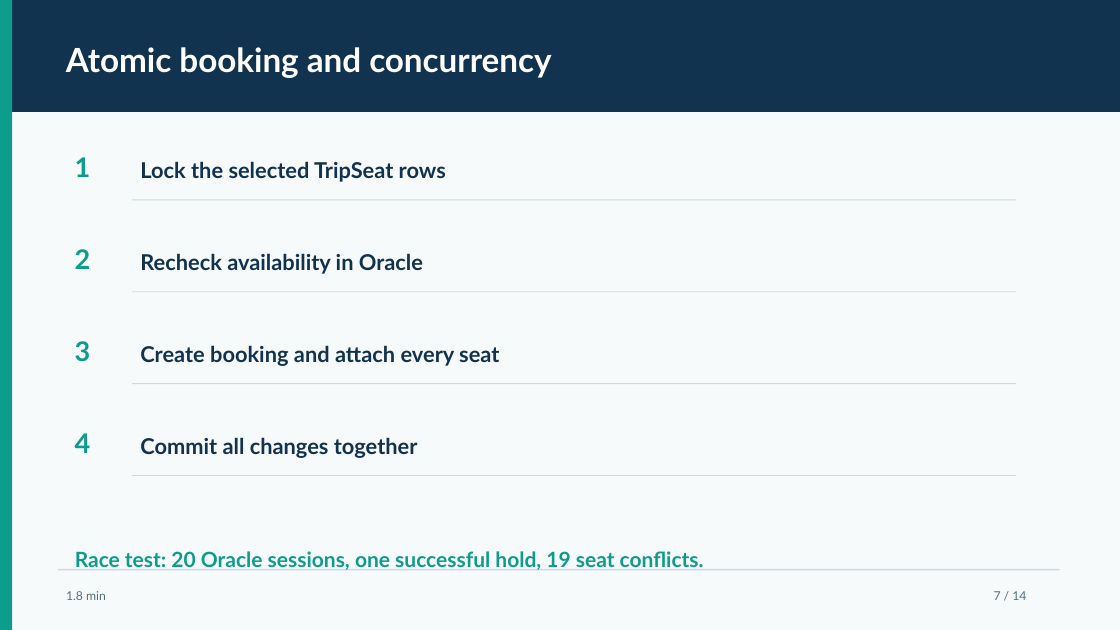
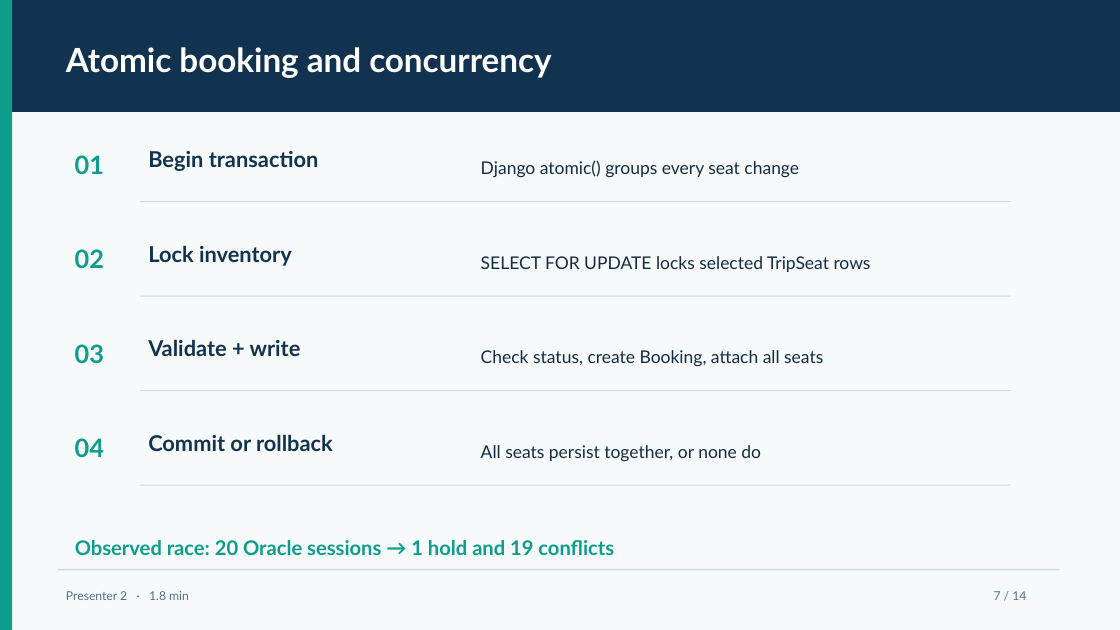
Before and after one commit to karthik-goud227/bus-ticket-booking-system, a slide deck: slide 7 of docs/BusBook_DBMS_Presentation.pptx. Drawn at 1120x630 pixels with LibreOffice and Linux fonts; fonts in the diff are those of the drawing. Boxes give left, top, right and bottom in pixels: in the first picture for what was removed or moved away, otherwise in the second. Text is boxed around its words. In the diff, an @@ line names an element or a change of style, - is before the commit and + after.

```diff
--- a/docs/BusBook_DBMS_Presentation.pptx
+++ b/docs/BusBook_DBMS_Presentation.pptx
@@ text at box(75, 155, 104, 174): text changed; size 23.2 to 21.8 pt @@
-1
+01
@@ text at box(148, 151, 319, 171): text changed @@
-Lock the selected TripSeat rows
+Begin transaction
@@ text added at box(481, 160, 799, 177), 15 pt, text #142C43 @@
+Django atomic() groups every seat change
@@ rectangle: place and size @@
-rectangle at box(132, 200, 1016, 201)
+rectangle at box(140, 202, 1011, 202)
@@ text removed at box(75, 249, 91, 269) @@
-2
@@ text added at box(75, 249, 104, 268), 21.8 pt, text #0E9D8D, bold @@
+02
@@ text removed at box(140, 253, 423, 274) @@
-Recheck availability in Oracle
@@ text added at box(148, 245, 292, 266), 18.8 pt, text #12334F, bold @@
+Lock inventory
@@ text added at box(481, 256, 871, 272), 15 pt, text #142C43 @@
+SELECT FOR UPDATE locks selected TripSeat rows
@@ rectangle: place and size @@
-rectangle at box(132, 292, 1016, 292)
+rectangle at box(140, 296, 1011, 297)
@@ text removed at box(75, 341, 91, 362) @@
-3
@@ text added at box(75, 344, 104, 364), 21.8 pt, text #0E9D8D, bold @@
+03
@@ text added at box(148, 339, 301, 356), 18.8 pt, text #12334F, bold @@
+Validate + write
@@ text at box(481, 350, 823, 366): text changed; size 18.8 to 15 pt; text colour #12334F to #142C43; bold off @@
-Create booking and attach every seat
+Check status, create Booking, attach all seats
@@ rectangle: place and size @@
-rectangle at box(132, 476, 1016, 476)
+rectangle at box(140, 391, 1011, 392)
@@ text removed at box(75, 433, 91, 453) @@
-4
@@ text added at box(75, 438, 104, 457), 21.8 pt, text #0E9D8D, bold @@
+04
@@ text removed at box(140, 437, 418, 458) @@
-Commit all changes together
@@ text added at box(148, 434, 333, 451), 18.8 pt, text #12334F, bold @@
+Commit or rollback
@@ text added at box(481, 445, 761, 461), 15 pt, text #142C43 @@
+All seats persist together, or none do
@@ rectangle: place and size @@
-rectangle at box(132, 383, 1016, 384)
+rectangle at box(140, 485, 1011, 486)
@@ text at box(75, 540, 614, 555): text changed; size 18 to 17.2 pt @@
-Race test: 20 Oracle sessions, one successful hold, 19 seat conflicts.
+Observed race: 20 Oracle sessions → 1 hold and 19 conflicts
@@ text at box(66, 591, 189, 600): text changed @@
-1.8 min
+Presenter 2 · 1.8 min
```
Also in this commit, not shown: 10 other slides changed, 1 slide added, 1 slide removed.
